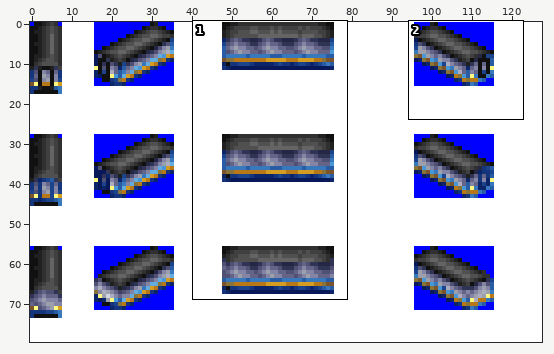
Sprite sheet, stored at src/mono_o.png. Above: a wide view before the commit, with the close-up outlined.
Close-up. Before:
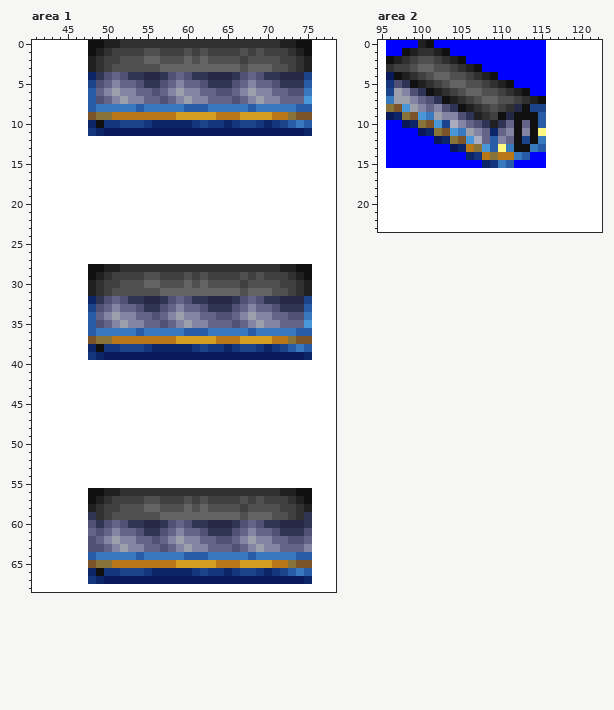
The file is 128x80 pixels. Shown: area 1: x 41..78, y 0..68; area 2: x 95..122, y 0..23. The commit also changed other parts of the picture, which this record leaves out.
And afterwards:
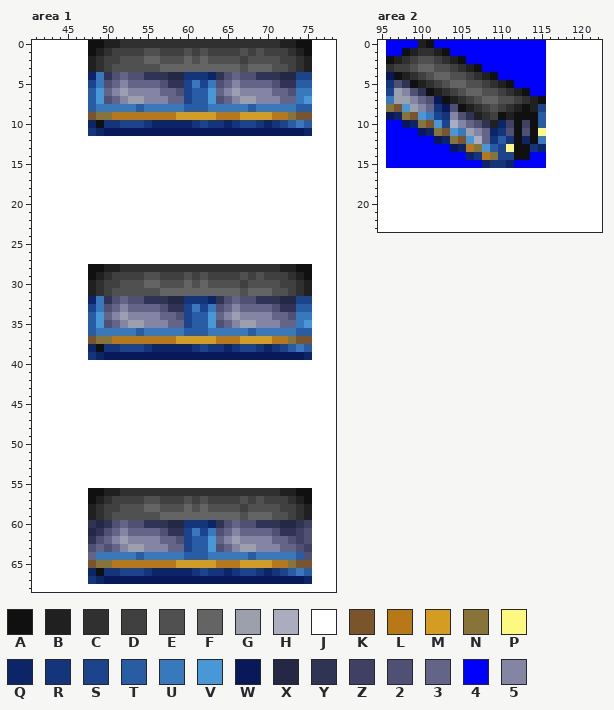
Palette (. is transparent): A #101010  B #202020  C #303030  D #404040  E #505050  F #646464  G #9ca0ac  H #acacc0  J #ffffff  K #7c542c  L #b87818  M #d49c20  N #887438  P #fcf880  Q #0c2468  R #14347c  S #1c448c  T #285ca4  U #3878bc  V #4898d8  W #081858  X #242844  Y #303454  Z #404064  2 #505074  3 #646488  4 #0000ff  5 #8484a4
What changed:
--- area 1
@@ x 41..78 @@
  3 JJJJJJJBCDEEEEEEFFFFFFFFFFEFFFEEDCBJJJ
- 4 JJJJJJJQY232YYXXY232YYXXXY232YYXXXSJJJ
- 5 JJJJJJJS235332YY235332YYY235332YYYTJJJ
- 6 JJJJJJJT35G5533235G55332235G553322UJJJ
- 7 JJJJJJJT235G5533235G55333235G55333VJJJ
+ 4 JJJJJJJQUY2322YYYXXRRRQY2322YYYXXSSJJJ
+ 5 JJJJJJJSU23533332YYSUSU23533332YYTTJJJ
+ 6 JJJJJJJTV35G5555332STTV35G5555332UUJJJ
+ 7 JJJJJJJTV235GG55533STTV235GG55533UVJJJ
  8 JJJJJJJTUUUUUTUUUUUTTTUUUUUTUUUUUTTJJJ
@@ x 41..78 @@
 31 JJJJJJJBCDEEEEEEFFFFFFFFFFEFFFEEDCBJJJ
-32 JJJJJJJQY232YYXXY232YYXXXY232YYXXXSJJJ
-33 JJJJJJJS235332YY235332YYY235332YYYTJJJ
-34 JJJJJJJT35G5533235G55332235G553322UJJJ
-35 JJJJJJJT235G5533235G55333235G55333VJJJ
+32 JJJJJJJQUY2322YYYXXRRRQY2322YYYXXSSJJJ
+33 JJJJJJJSU23533332YYSUSU23533332YYTTJJJ
+34 JJJJJJJTV35G5555332STTV35G5555332UUJJJ
+35 JJJJJJJTV235GG55533STTV235GG55533UVJJJ
 36 JJJJJJJTUUUUUTUUUUUTTTUUUUUTUUUUUTTJJJ
@@ x 41..78 @@
 58 JJJJJJJBCDDEEEFFEEEFEFEEEEDEEEEDDCBJJJ
-59 JJJJJJJYCDEEEEEEFFFFFFFFFFEFFFEEDCYJJJ
-60 JJJJJJJ2Y232YYXXY232YYXXXY232YYXXXYJJJ
-61 JJJJJJJ3235332YY235332YYY235332YYY2JJJ
-62 JJJJJJJ235G5533235G55332235G5533223JJJ
-63 JJJJJJJ2235G5533235G55333235G553335JJJ
-64 JJJJJJJTUUUUUTUUUUUTTTUUUUUTUUUUUTTJJJ
+59 JJJJJJJBCDEEEEEEFFFFFFFFFFEFFFEEDCBJJJ
+60 JJJJJJJYXY2322YYYXXRRRQY2322YYYXXYZJJJ
+61 JJJJJJJXY23533332YYSUSU23533332YYZ2JJJ
+62 JJJJJJJY235G5555332STTV35G5555332Z2JJJ
+63 JJJJJJJ23235GG55533STTV235GG555332ZJJJ
+64 JJJJJJJ3UUUUUTUUUUUTTTUUUUUTUUUUUT2JJJ
 65 JJJJJJJKNNLLLLLLLLMMMMMLLLMMMMLLNKKJJJ
--- area 2
@@ x 100..117 @@
  6 YABCDEFFEEDCBA44JJ
- 7 32YABCDEFFEEDCBAJJ
- 8 5352YABCDEDCXASSJJ
- 9 VUG552YBCDAXAAATJJ
-10 NKVSH532YBY3A3ATJJ
-11 WQNKVUG53Q35A5APJJ
-12 44WQNKVH3T53ASAUJJ
-13 4444WQLNVTPUAAUTJJ
-14 444444QRLNLLUT44JJ
-15 44444444QRUT4444JJ
+ 7 32WABCDEFFEEDCBAJJ
+ 8 53RW2ABCDEDCBABSJJ
+ 9 VUSR52YBCDABAAATJJ
+10 NKVSH532YBQZAZATJJ
+11 WQNKVUG53QR2A2APJJ
+12 44WQNKVH3RTRAQAUJJ
+13 4444WQLNVTSPAARQJJ
+14 444444QRLNSSAA44JJ
+15 44444444QRRQ4444JJ
 16 JJJJJJJJJJJJJJJJJJ
Where, in picture pixels (left, top, right, bottom), the same in both close-ups:
changed: (96, 72, 264, 104)
changed: (296, 72, 304, 104)
changed: (96, 296, 264, 328)
changed: (296, 296, 304, 328)
changed: (88, 512, 264, 560)
changed: (296, 512, 312, 560)
changed: (434, 96, 458, 120)
changed: (490, 104, 546, 168)
